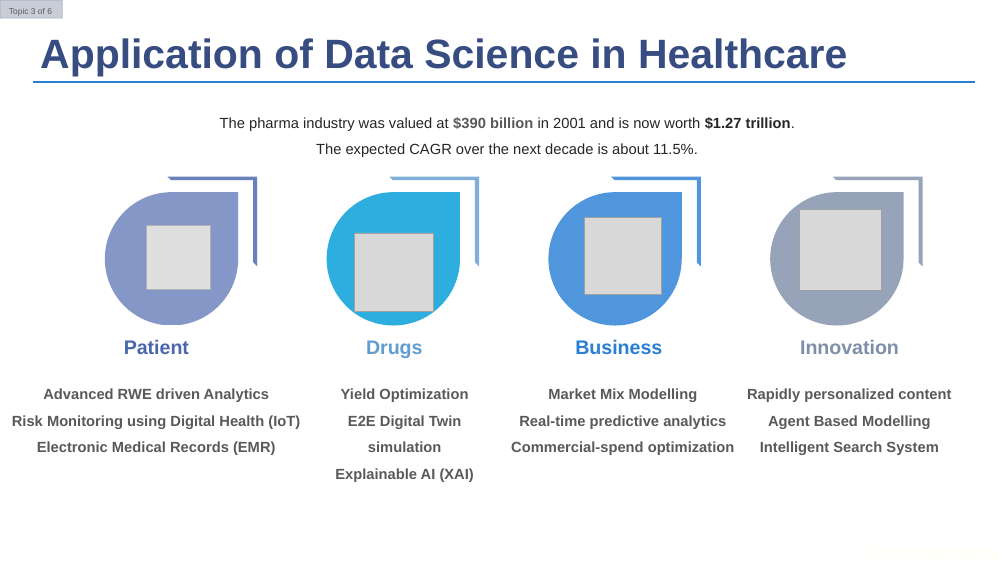
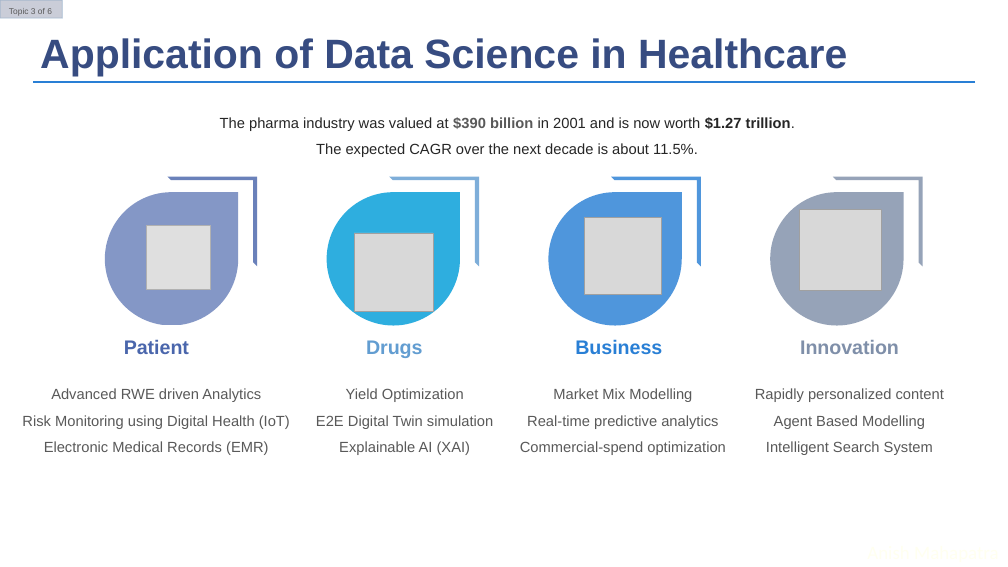
Before and after one commit to anishmahapatra/machinelearningwriting, a slide deck: slide 6 of Webinar/UpGrad - Data Science in Healthcare and Pharma Industry/Data Science in Healthcare & Pharma Industry v4.pptx (slide 5 before the commit). Drawn at 1008x567 pixels with LibreOffice and Linux fonts; fonts in the diff are those of the drawing; grey boxes stand for pictures; background and template pictures are left out. Boxes give left, top, right and bottom in pixels: in the first picture for what was removed or moved away, otherwise in the second. Text is boxed around its words. In the diff, an @@ line names an element or a change of style, - is before the commit and + after.

Commit message:
Webinar v5 Data Science in Healthcare & Pharma

```diff
--- a/Webinar/UpGrad - Data Science in Healthcare and Pharma Industry/Data Science in Healthcare & Pharma Industry v4.pptx
+++ b/Webinar/UpGrad - Data Science in Healthcare and Pharma Industry/Data Science in Healthcare & Pharma Industry v4.pptx
@@ bold off in 4 elements at box(22, 388, 290, 455), box(520, 388, 726, 455), box(755, 388, 944, 455), box(316, 388, 493, 455) @@
```
Also in this commit, not shown: 6 other slides changed, 1 slide added, 1 other file.
